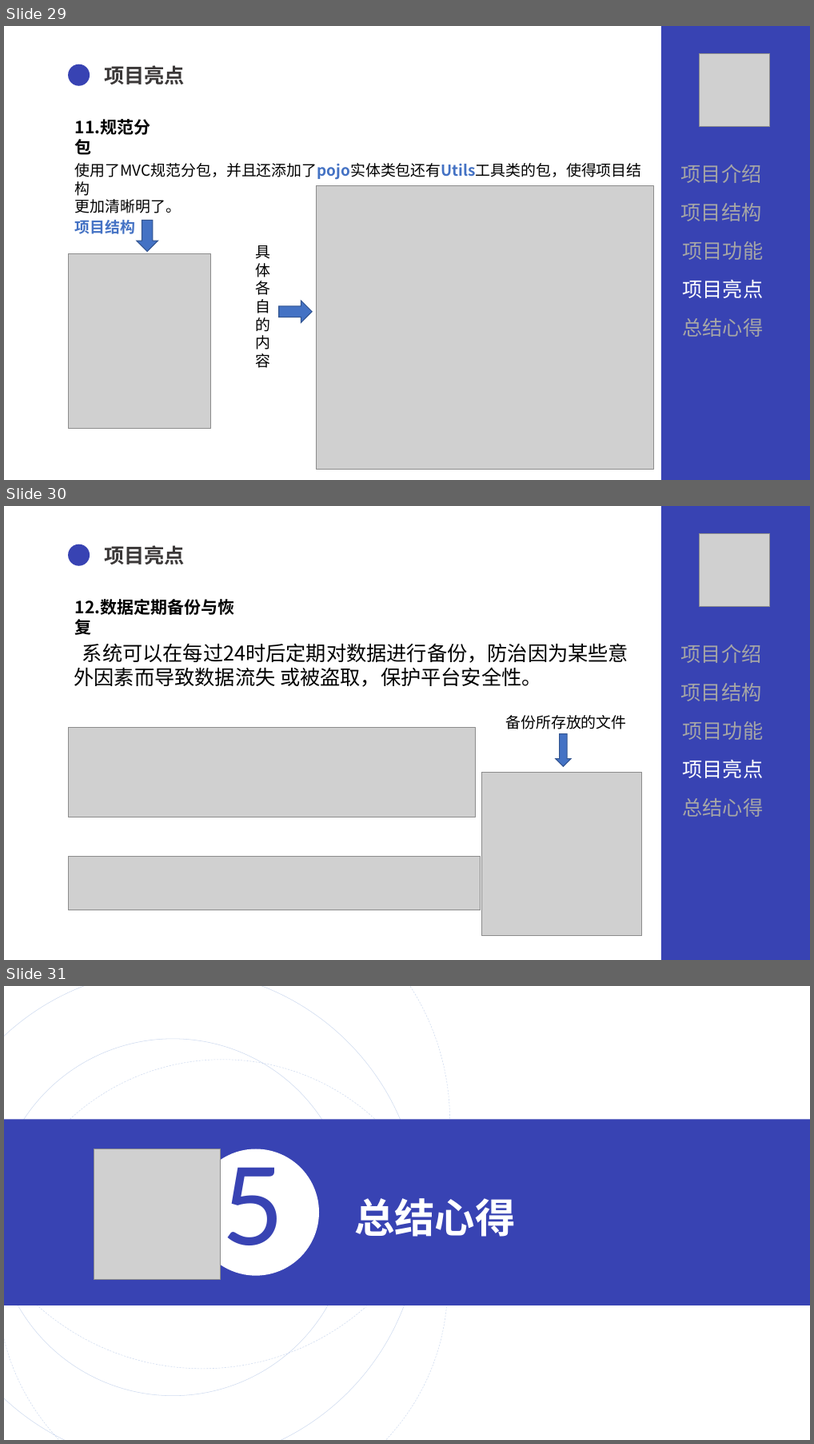
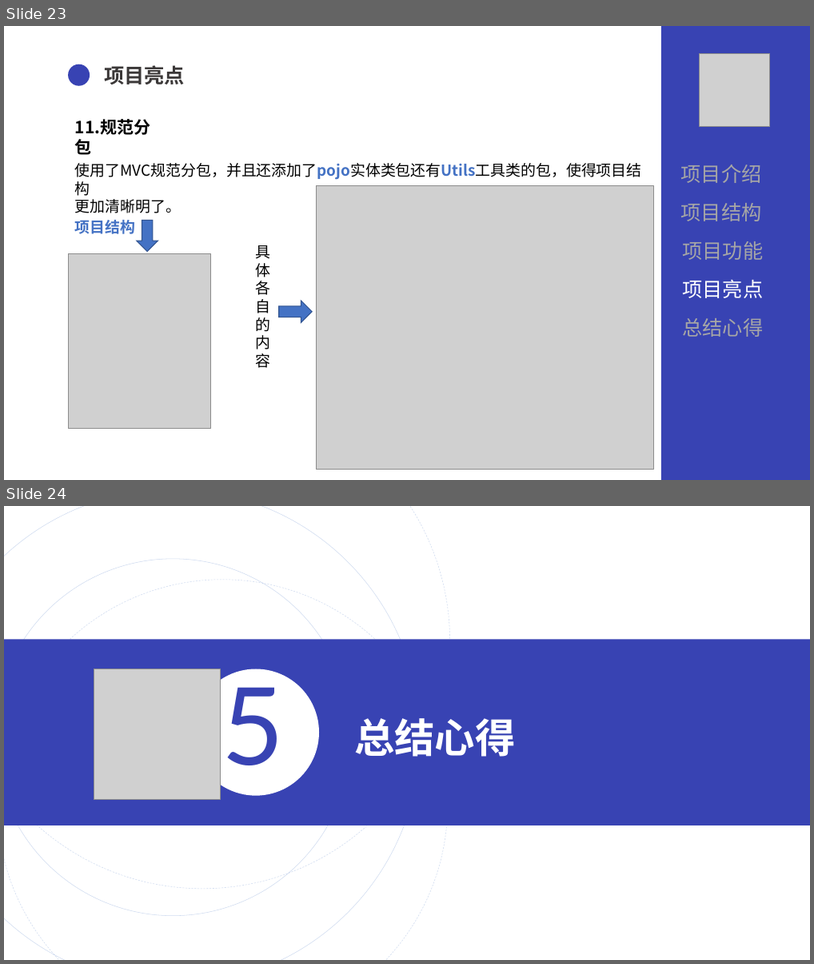
Before and after one commit to SUYYYUS/QGfinal, a slide deck: 文档/QG汇报陈术裕.pptx. Shown one above the other, each under a label of ours: slides 29, 30 and 31 before the commit, slides 23 and 24 after it. The pictures are 814x1444 and 814x964 pixels, drawn with LibreOffice and Linux fonts; fonts in the diff are those of the drawing; grey boxes stand for pictures. Boxes give left, top, right and bottom in pixels: in the first picture for what was removed or moved away, otherwise in the second. Text is boxed around its words. In the diff, an @@ line names an element or a change of style, - is before the commit and + after.

```diff
--- a/文档/QG汇报陈术裕.pptx
+++ b/文档/QG汇报陈术裕.pptx
@@ slide 30 removed at [4,506,810,960], background #FFFFFF @@
@@ rectangle removed at [662,506,810,960] @@
@@ ellipse removed at [68,544,90,566] @@
@@ text removed at [104,545,185,564] @@
-项目亮点
@@ picture removed at [700,534,770,607] @@
@@ text removed at [75,599,235,615] @@
-12.数据定期备份与恢复
@@ text removed at [74,643,629,687] @@
-系统可以在每过24时后定期对数据进行备份，防治因为某些意外因素而导致数据流失 或被盗取，保护平台安全性。
@@ text removed at [682,644,762,663] @@
-项目介绍
@@ text removed at [682,683,762,701] @@
-项目结构
@@ text removed at [506,715,626,729] @@
-备份所存放的文件
@@ text removed at [683,721,764,740] @@
-项目功能
@@ picture removed at [68,727,476,817] @@
@@ down arrow removed at [556,733,571,766] @@
@@ text removed at [683,759,764,778] @@
-项目亮点
@@ picture removed at [482,772,642,936] @@
@@ text removed at [683,798,764,816] @@
-总结心得
@@ picture removed at [68,856,481,910] @@
@@ what was slide 29 is now slide 23 @@
@@ what was slide 31 is now slide 24 @@
```
Also in this commit, not shown: 7 slides changed, 6 other slides removed.
